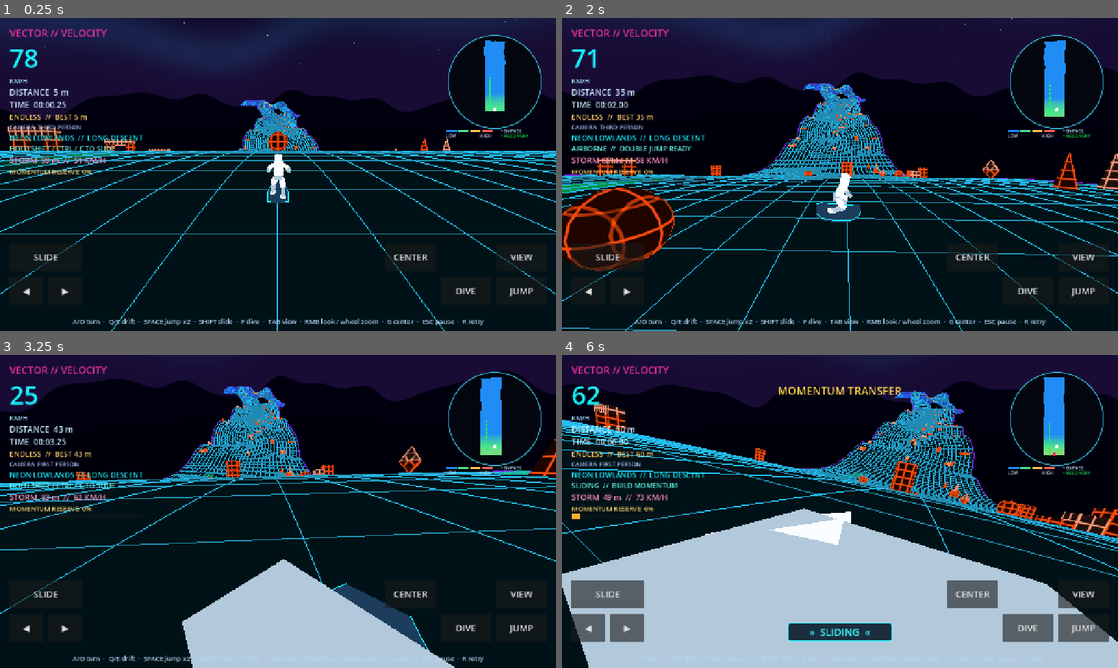
Above: before the commit, frames 1-4 (two rows, left to right).
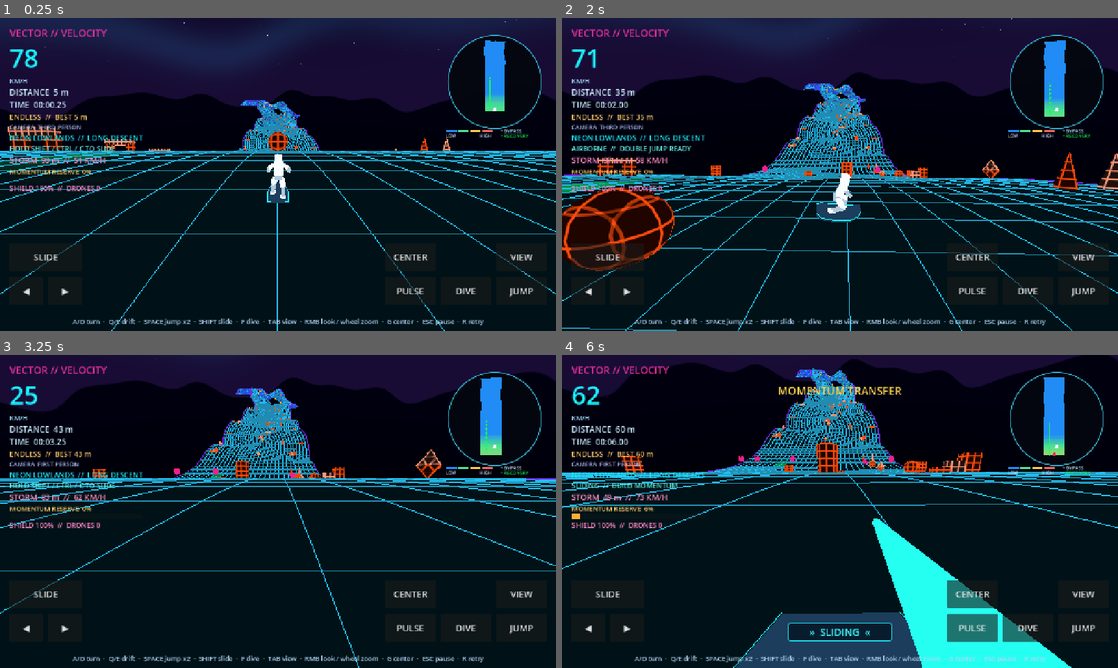
Above: after the commit, the same moments.

Repository: Unborne-Fetus/Cracked
Game: Godot game, scene res://scenes/main.tscn
Same seed, same stepped clock (60 frames per second), same inputs: the game is played once before the commit and once after it.
Inputs (mouse positions are in pixels of both pictures, inside the frame that each line leads up to):
- Up to frame 1 (0.25 s): no input
- Up to frame 2 (2 s): click (973, 290) at 0.5 s, where only the run after the commit has a clickable "PULSE"; tap Enter at 1.25 s; move the mouse to (962, 158) at 1.27 s; hold Right from 1.28 s (still down); tap Z at 1.35 s; click (962, 158) at 1.42 s; tap Space at 1.52 s
- Up to frame 3 (3.25 s): release Right at 2 s; drag from (166, 527) to (250, 574) at 2.02 s; move the mouse to (333, 442) at 2.77 s; hold Right from 2.78 s (still down); tap Tab at 2.85 s; click (333, 442) at 2.92 s; tap Z at 3.05 s
- Up to frame 4 (6 s): release Right at 3.5 s; drag from (812, 574) to (673, 464) at 3.52 s; move the mouse to (1006, 558) at 4.27 s; hold Left 4.28-5 s; tap V at 4.35 s; click (1006, 558) at 4.42 s; tap Space at 4.52 s; tap Z at 4.55 s; drag from (673, 464) to (756, 433) at 5.02 s; move the mouse to (867, 511) at 5.77 s; hold S from 5.78 s (still down); tap Shift at 5.85 s; click (867, 511) at 5.92 s

The runs differ from the first frame. In frame 1, 0.3% of the frame differs, in the area x 1-77%, y 53-92%; in frame 2, 0.3%; in frame 3, 21%; in frame 4, 55%, in the area x 0-100%, y 0-100%.

Commit message:
Enable combat by default, recover stalled riders and bank contact, fix first-person look and cursor

Diff:
--- a/scripts/course.gd
+++ b/scripts/course.gd
@@ -1564,6 +1564,31 @@
 			nearest = minf(nearest, world_pos.distance_to(face.origin))
 	return nearest
 
+func nearby_contact(world_pos: Vector3, guess_s: float, preferred_side: int) -> Dictionary:
+	var best: Dictionary={}
+	var best_distance:=INF
+	for offset: float in [0.0,-2.0,2.0,-6.0,6.0]:
+		var at:=maxf(0.0,guess_s+offset)
+		if not has_distance(at):
+			continue
+		var projected:=project_position(world_pos,at)
+		var edge:=half_width_at(projected.x)
+		# Never invent a contact on the far side of an open edge.
+		if absf(projected.y)>edge+0.75:
+			continue
+		var lane_value:=clampf(projected.y,-edge+0.01,edge-0.01)
+		for lane_test: float in [lane_value,clampf(lane_value-0.35,-edge+0.01,edge-0.01),clampf(lane_value+0.35,-edge+0.01,edge-0.01)]:
+			if not support_at(projected.x,lane_test):
+				continue
+			for face_side: int in [preferred_side,-preferred_side]:
+				var face:=surface_frame(projected.x,lane_test,face_side)
+				var diff:=world_pos-face.origin
+				var distance_value:=diff.length()
+				if distance_value<best_distance:
+					best_distance=distance_value
+					best={"s":projected.x,"lane":lane_test,"side":face_side,"frame":face,"gap":diff.dot(face.basis.y),"distance":distance_value}
+	return best
+
 func nearest_road_point(world_pos: Vector3, projected: Vector3) -> Dictionary:
 	var floor_y := INF
 	var nearest := INF
--- a/scripts/game.gd
+++ b/scripts/game.gd
@@ -11,6 +11,9 @@
 var combat_label: Label
 var crosshair: Label
 var pulse_button: Button
+var aim_cursor: ImageTexture
+var aim_cursor_active := false
+var mouse_aim_active := true
 var replay
 var replay_active := false
 var replay_playing := false
@@ -179,8 +182,8 @@
 	course.fixed_daily_layout = mode == 1
 	course.reset_course(run_seed)
 	runner.reset_run(course)
-	combat.reset(mode==6,run_seed)
-	runner.combat_enabled=mode==6
+	combat.reset(true,run_seed)
+	runner.combat_enabled=true
 	runner.jumps_disabled = mode == 2
 	if mode == 3:
 		first_person = true
@@ -208,7 +211,7 @@
 	var previous_speed: float = runner.speed
 	runner.tick(delta, course)
 	combat.tick(delta,course,runner)
-	if mode==6 and combat.shield<=0.0:
+	if combat.enabled and mode!=5 and combat.shield<=0.0:
 		_lose("SHIELD DEPLETED")
 		return
 	extras.track(delta, runner, previous_speed)
@@ -300,7 +303,7 @@
 		var air_forward: Vector3 = -frame.basis.z
 		camera_track_s = player_s
 		if first_person:
-			view_camera.position = pos+air_up*1.90-air_forward*0.32
+			view_camera.position=pos+air_up*1.90+air_forward*0.65
 			_aim_camera(view_camera.position+(air_forward-air_up*0.34)*25.0,air_up)
 		else:
 			view_camera.position = pos - air_forward * 9.0 + air_up * 4.0
@@ -311,7 +314,7 @@
 	elif first_person:
 		camera_track_s = player_s
 		var hang_eye: float=lerpf(slide_eye_height+0.30,1.08,float(runner.rider_inverted))
-		view_camera.position = pos+up*hang_eye-forward*0.36
+		view_camera.position=pos+up*hang_eye+forward*0.68
 		_aim_camera(view_camera.position+(forward-up*0.34)*25.0,up)
 	else:
 		var focus := pos + up * 1.35
@@ -344,7 +347,7 @@
 		var from_basis: Basis = runner.landing_from_basis
 		var from_up := from_basis.y
 		var from_forward := -from_basis.z
-		var air_offset := from_up * 1.55 if first_person else -from_forward * 9.0 + from_up * 4.0
+		var air_offset:=from_up*1.90+forward*0.65 if first_person else -forward*9.0+from_up*4.0
 		var ground_offset := view_camera.position - pos
 		var candidate := pos + air_offset.lerp(ground_offset, blend)
 		var projected: Vector3 = course.project_position(candidate, lerpf(player_s, camera_track_s, blend))
@@ -356,9 +359,15 @@
 			view_camera.position = candidate
 			camera_track_s = projected.x
 		# Match the blended body orientation, preserving the pre-impact view.
-		var air_look := from_forward if first_person else from_forward * 13.0 - from_up * 2.6
+		var air_look:=forward-up*0.34 if first_person else forward*13.0-from_up*2.6
 		var air_goal := _level_camera_basis(air_look)
 		camera_goal = air_goal.slerp(camera_goal, blend).orthonormalized()
+	if first_person and runner.is_grounded():
+		var eye_projection: Vector3=course.project_position(view_camera.position,player_s)
+		var eye_gap: float=course.surface_clearance(eye_projection.x,eye_projection.y,eye_projection.z,int(runner.surface_side))
+		if course.support_at(eye_projection.x,eye_projection.y) and eye_gap<0.95:
+			var eye_surface: Transform3D=course.surface_frame(eye_projection.x,eye_projection.y,int(runner.surface_side))
+			view_camera.position+=eye_surface.basis.y*(0.95-eye_gap)
 	_apply_camera_orbit(pos, up, forward, player_s)
 	# Damp the relative arm, not world coordinates (safe during rebases).
 	var desired_arm := view_camera.position-pos
@@ -403,9 +412,12 @@
 	return "%d m" % int(meters)
 
 func _update_hud() -> void:
-	var combat_visible: bool=mode==6 and not replay_active and not run_finished
+	var combat_visible: bool=combat.enabled and not replay_active and not run_finished and not paused
 	combat_label.visible=combat_visible
-	crosshair.visible=combat_visible
+	# Mouse uses a custom crosshair at its actual position. Controller
+	# and touch retain a centered indicator when no mouse is in use.
+	crosshair.visible=combat_visible and not mouse_aim_active
+	_update_combat_cursor(combat_visible)
 	pulse_button.visible=combat_visible
 	if combat_visible:
 		combat_label.text="SHIELD %d%%  //  DRONES %d" % [int(combat.shield),int(combat.score)]
@@ -448,6 +460,7 @@
 	if run_finished:
 		return
 	run_finished = true
+	_update_combat_cursor(false)
 	replay.record(run_time, 0.0, runner, course, storm, true)
 	replay.finish(course, run_seed, mode, extras.cosmetic)
 	watch_replay_button.visible = replay.available()
@@ -478,17 +491,24 @@
 			motion = candidate
 	_orbit_input(motion * delta * 2.4)
 
+func _first_person_look(forward: Vector3,up: Vector3,yaw_offset: float,pitch_offset: float) -> Vector3:
+	var baseline:=_level_camera_basis(forward-up*0.34)
+	var look:=(-baseline.z).rotated(Vector3.UP,yaw_offset)
+	var right:=look.cross(Vector3.UP).normalized()
+	if right.length_squared()>0.001:
+		look=look.rotated(right,-pitch_offset)
+	return look.normalized()
+
 func _apply_camera_orbit(pos: Vector3, track_up: Vector3, track_forward: Vector3, player_s: float) -> void:
 	if absf(orbit_visual_yaw) < 0.0001 and absf(orbit_visual_pitch) < 0.0001 and absf(orbit_visual_zoom - 1.0) < 0.0001:
 		return
 	var up: Vector3 = track_up
 	var forward: Vector3 = track_forward
 	if first_person:
-		var look: Vector3 = (forward-up*0.34).normalized().rotated(up,orbit_visual_yaw)
-		var axis: Vector3 = look.cross(up).normalized()
-		if axis.length_squared() > 0.001:
-			look = look.rotated(axis, orbit_visual_pitch)
-		camera_goal = _level_camera_basis(look)
+		# Mouse right/down always means screen right/down. World-up
+		# yaw and camera-right pitch remain consistent upside down.
+		var look: Vector3=_first_person_look(forward,up,orbit_visual_yaw,orbit_visual_pitch)
+		camera_goal=_level_camera_basis(look)
 		return
 	var focus: Vector3 = pos + up * 1.35
 	# Orbit a track-relative hemisphere, allowing a full 360-degree yaw.
@@ -556,8 +576,30 @@
 	elif x != 0 and options_page.visible and pad_menu_index == 0:
 		_set_units(1 if x > 0 else 0)
 
+func _update_combat_cursor(active: bool) -> void:
+	if DisplayServer.get_name()=="headless" or aim_cursor_active==active:
+		return
+	aim_cursor_active=active
+	if active:
+		if aim_cursor==null:
+			# High contrast, transparent 31x31 cursor with a precise hotspot.
+			var image:=Image.create(31,31,false,Image.FORMAT_RGBA8)
+			image.fill(Color.TRANSPARENT)
+			for y in range(31):
+				for x in range(31):
+					var a:=absi(x-15)
+					var b:=absi(y-15)
+					if (a<=1 and b>=5 and b<=13) or (b<=1 and a>=5 and a<=13) or (a<=1 and b<=1):
+						image.set_pixel(x,y,Color(0.1,1.0,0.92))
+					elif (a<=2 and b>=4 and b<=14) or (b<=2 and a>=4 and a<=14) or (a<=2 and b<=2):
+						image.set_pixel(x,y,Color(0.02,0.06,0.12,0.95))
+			aim_cursor=ImageTexture.create_from_image(image)
+		Input.set_custom_mouse_cursor(aim_cursor,Input.CURSOR_ARROW,Vector2(15,15))
+	else:
+		Input.set_custom_mouse_cursor(null,Input.CURSOR_ARROW)
+
 func _fire_center() -> void:
-	if mode==6 and not paused and not run_finished and not replay_active:
+	if combat.enabled and not paused and not run_finished and not replay_active:
 		combat.fire(view_camera,get_viewport().get_visible_rect().size*0.5)
 
 func _pad_button(button: int) -> bool:
@@ -623,7 +665,7 @@
 				else:
 					_show_extras()
 		return true
-	if mode==6 and not run_finished and button==JOY_BUTTON_RIGHT_SHOULDER:
+	if combat.enabled and not run_finished and button==JOY_BUTTON_RIGHT_SHOULDER:
 		_fire_center()
 		return true
 	if _bound_pad("recenter", button, JOY_BUTTON_LEFT_STICK):
@@ -640,7 +682,7 @@
 func _unhandled_input(event: InputEvent) -> void:
 	if paused or (run_finished and not replay_active):
 		return
-	if event is InputEventMouseButton and event.button_index==MOUSE_BUTTON_LEFT and event.pressed and mode==6 and not replay_active:
+	if event is InputEventMouseButton and event.button_index==MOUSE_BUTTON_LEFT and event.pressed and combat.enabled and not replay_active:
 		combat.fire(view_camera,event.position)
 		get_viewport().set_input_as_handled()
 		return
@@ -650,6 +692,10 @@
 		get_viewport().set_input_as_handled()
 
 func _input(event: InputEvent) -> void:
+	if event is InputEventMouseMotion or event is InputEventMouseButton:
+		mouse_aim_active=true
+	elif event is InputEventJoypadMotion or event is InputEventJoypadButton or event is InputEventScreenTouch or event is InputEventScreenDrag:
+		mouse_aim_active=false
 	if event is InputEventMouseButton and not paused and (not run_finished or replay_active):
 		var mouse := event as InputEventMouseButton
 		if mouse.button_index == MOUSE_BUTTON_RIGHT:
@@ -739,7 +785,7 @@
 		return
 	if paused:
 		return
-	if mode==6 and not run_finished and key.keycode==KEY_Z:
+	if combat.enabled and not run_finished and key.keycode==KEY_Z:
 		_fire_center()
 		get_viewport().set_input_as_handled()
 		return
@@ -963,6 +1009,7 @@
 
 func _set_paused(value: bool) -> void:
 	paused = value
+	_update_combat_cursor(not value and combat.enabled and not run_finished and not replay_active)
 	if value:
 		orbit_drag = false
 	effects.set_paused(value)
@@ -1284,6 +1331,7 @@
 	_set_paused(false)
 	replay_active = true
 	combat.reset(false)
+	_update_combat_cursor(false)
 	run_finished = true
 	replay_time = 0.0
 	replay_rate = 1.0
--- a/scripts/runner.gd
+++ b/scripts/runner.gd
@@ -3,6 +3,7 @@
 
 const START_SPEED := 22.0
 const MIN_SPEED := 7.0
+const RESTART_ACCEL := 12.0
 const SLIDE_BASE_ACCEL := 8.0
 const SLIDE_DOWNHILL_ACCEL := 100.0
 const SLIDE_UPHILL_DRAG := 5.0
@@ -316,6 +317,8 @@
 	return true
 
 static func slide_speed_step(current: float, grade: float, delta: float) -> float:
+	if current<MIN_SPEED:
+		return move_toward(maxf(0.0,current),MIN_SPEED,RESTART_ACCEL*delta)
 	var change := SLIDE_BASE_ACCEL + maxf(-grade, 0.0) * SLIDE_DOWNHILL_ACCEL
 	if grade > 0.025:
 		change = -SLIDE_UPHILL_DRAG - grade * UPHILL_GRADE_DRAG
@@ -323,6 +326,8 @@
 	return maxf(minf(current, floor_speed), current + change * delta)
 
 func step_speed(current: float, grade: float, grounded: bool, slide: bool, delta: float) -> float:
+	if grounded and current<MIN_SPEED:
+		return move_toward(maxf(0.0,current),MIN_SPEED,RESTART_ACCEL*delta)
 	var change := 0.0
 	if grounded and slide:
 		return slide_speed_step(current, grade, delta)
@@ -595,6 +600,36 @@
 	_finish_landing(course)
 	return true
 
+func _recover_bank_contact(course: Node3D, old_pos: Vector3, next_pos: Vector3, guess_s: float) -> bool:
+	if air_time<0.18:
+		return false
+	var kind: String=course.call("section_name",guess_s)
+	if not bool(course.call("is_extreme_bank",kind)) and kind not in ["BANKED TURN","BANKED DESCENT","CAMBER WAVE","HALFPIPE","CORKSCREW TUNNEL","STACKED ROUTES","SPLIT ROUTE","LOOP ROUTE"]:
+		return false
+	var contact: Dictionary=course.call("nearby_contact",next_pos,guess_s,surface_side)
+	if contact.is_empty() or float(contact["distance"])>1.0:
+		return false
+	var face: Transform3D=contact["frame"]
+	var gap:=float(contact["gap"])
+	var old_gap: float=(old_pos-face.origin).dot(face.basis.y)
+	var alignment:=air_basis.y.dot(face.basis.y)
+	var normal_velocity:=air_velocity.dot(face.basis.y)
+	# The board has to face the actual riding face. Head-first contact
+	# and a deliberate jump away from the bank still use the sweep.
+	if alignment<0.20 or gap< -0.10 or old_gap< -0.12 or normal_velocity>1.5:
+		return false
+	if gap>0.32 or gap>old_gap+0.07:
+		return false
+	if str(kind)=="LOOP ROUTE" and float(contact["lane"])<0.0 and face.basis.y.y<0.15 and speed<float(course.call("loop_required_speed",float(contact["s"]))):
+		return false
+	distance=float(contact["s"])
+	lane=float(contact["lane"])
+	surface_side=int(contact["side"])
+	_apply_landing_result(face)
+	lateral_speed=air_velocity.dot(face.basis.x)*float(surface_side)
+	_finish_landing(course)
+	return true
+
 func _check_fall(course: Node3D, point: Vector3, projected: Vector3, delta: float) -> void:
 	# Airtime is never grounds for defeat. A high jump over a road,
 	# or a rider on a bank below its spine, is still a valid run.
@@ -616,9 +651,15 @@
 	if not is_finite(floor_y):
 		var reference: Transform3D = course.call("sample",projected.x)
 		floor_y = reference.origin.y
-	var escaping := point.y < floor_y-FALL_DEPTH and air_velocity.y < -0.1
-	fall_grace = fall_grace+delta if escaping else 0.0
-	if fall_grace > 0.22:
+	var escaping := point.y<floor_y-FALL_DEPTH and air_velocity.y< -0.1
+	if escaping and absf(projected.y)<=float(course.call("half_width_at",projected.x))+3.0:
+		# Signed height on a rotated bank is not world elevation. Search
+		# both actual faces before confirming a fall near the ribbon.
+		var contact: Dictionary=course.call("nearby_contact",point,projected.x,surface_side)
+		if not contact.is_empty() and float(contact["distance"])<FALL_DEPTH+5.0:
+			escaping=false
+	fall_grace=fall_grace+delta if escaping else 0.0
+	if fall_grace>0.45:
 		fallen = true
 
 func _obstacle_rebound(course: Node3D, collision: Dictionary, from_s: float, to_s: float, from_lane: float, to_lane: float, from_height: float, to_height: float) -> void:
@@ -725,7 +766,9 @@
 		if not obstacle.is_empty():
 			_obstacle_rebound(course,obstacle,old_projection.x,obstacle_projection.x,old_projection.y,obstacle_projection.y,obstacle_clear0,obstacle_clear1)
 			return
-	if _recover_floor_contact(course, previous_pos, next_pos, old_s, predicted_s):
+	if _recover_floor_contact(course,previous_pos,next_pos,old_s,predicted_s):
+		return
+	if _recover_bank_contact(course,previous_pos,next_pos,predicted_s):
 		return
 	var body_contact := _body_sweep(course, previous_pos, next_pos, old_s, predicted_s)
 	if not body_contact.is_empty():
--- a/tests/gameplay_rules.gd
+++ b/tests/gameplay_rules.gd
@@ -118,6 +118,9 @@
 		return
 	runner.call("set_first_person", bool(game.get("first_person")))
 	var combat_probe: Node3D=game.get("combat")
+	if not bool(combat_probe.get("enabled")):
+		_fail("Combat is not enabled in the normal run.")
+		return
 	combat_probe.call("reset",true,4)
 	combat_probe.call("_spawn",course,runner)
 	var drones_probe: Array=combat_probe.get("drones")
@@ -137,6 +140,21 @@
 		return
 	combat_probe.call("reset",false)
 	sprite_camera.transform=saved_camera_pose
+	# Stalling on an uphill track must not permanently stop progress.
+	for slide_test: bool in [false,true]:
+		var restart_speed:=0.0
+		for recovery_tick in range(60):
+			restart_speed=float(runner.call("step_speed",restart_speed,0.35,true,slide_test,1.0/60.0))
+		if restart_speed<6.9:
+			_fail("Zero-speed recovery failed on an uphill surface.")
+			return
+	for view_up: Vector3 in [Vector3.UP,Vector3.DOWN]:
+		var center_look: Vector3=game.call("_first_person_look",Vector3.FORWARD,view_up,0.0,0.0)
+		var right_look: Vector3=game.call("_first_person_look",Vector3.FORWARD,view_up,-0.2,0.0)
+		var down_look: Vector3=game.call("_first_person_look",Vector3.FORWARD,view_up,0.0,0.2)
+		if right_look.x<=center_look.x or down_look.y>=center_look.y:
+			_fail("First-person look controls invert on a bank.")
+			return
 	if not bool(runner.call("can_slide_on_grade", 0.25)):
 		_fail("Uphill sliding must be available.")
 		return
@@ -408,6 +426,24 @@
 					if top_gap < -0.04 and bottom_gap < -0.04:
 						_fail("Jump through twisting bank penetrated track slab.")
 						return
+	# A shallow approaching bank contact should settle onto the board's
+	# actual face, not enter a persistent airborne scrape.
+	game.call("_restart")
+	await process_frame
+	var bank_recover_s:=1008.0
+	var bank_recover_frame: Transform3D=course.call("surface_frame",bank_recover_s,0.0,1)
+	runner.set("distance",bank_recover_s)
+	runner.set("lane",0.0)
+	runner.set("grounded",false)
+	runner.set("surface_side",1)
+	runner.set("air_time",0.4)
+	runner.set("air_basis",bank_recover_frame.basis)
+	runner.set("air_velocity",-bank_recover_frame.basis.z*20.0-bank_recover_frame.basis.y*0.5)
+	var bank_old:=bank_recover_frame.origin+bank_recover_frame.basis.y*0.22
+	var bank_new:=bank_recover_frame.origin+bank_recover_frame.basis.y*0.18
+	if not bool(runner.call("_recover_bank_contact",course,bank_old,bank_new,bank_recover_s)) or not bool(runner.get("grounded")):
+		_fail("Shallow bank contact did not recover.")
+		return
 	# A 180-bank underside is a real rideable face, not a visual duplicate.
 	game.call("_restart")
 	await process_frame
Not shown, changed: CHANGELOG.md
